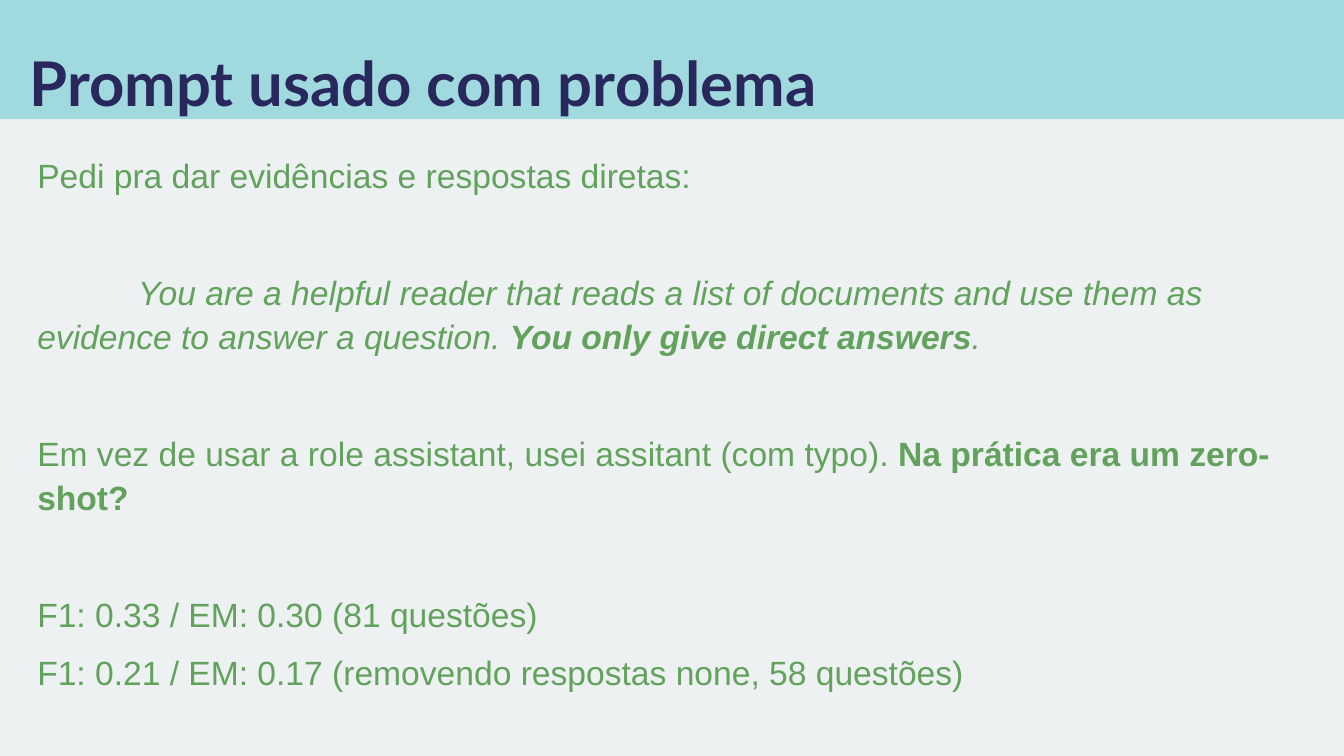
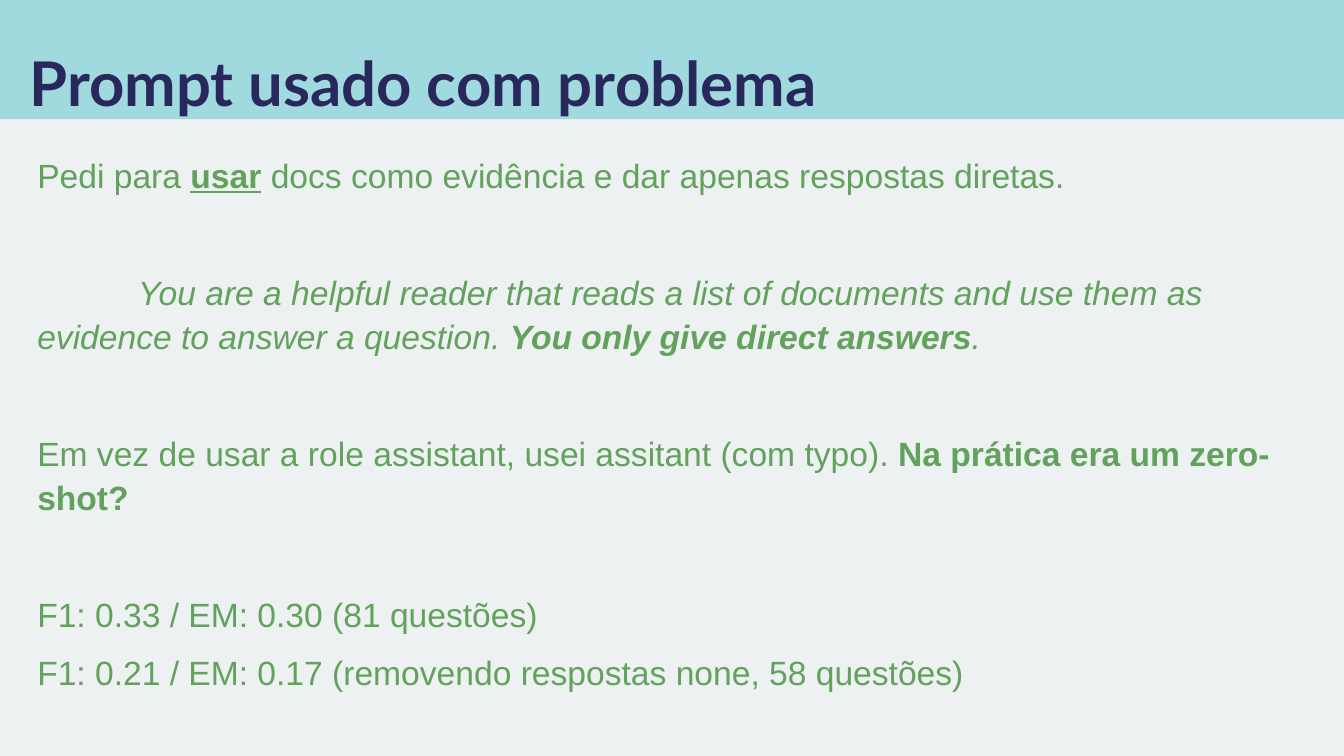
Before and after one commit to carisio/IA368-DD_deep_learning_busca, a slide deck: slide 4 of 10 - visconde/notebook/apresentacao_visconde.pptx. Drawn at 1344x756 pixels with LibreOffice and Linux fonts; fonts in the diff are those of the drawing. Boxes give left, top, right and bottom in pixels: in the first picture for what was removed or moved away, otherwise in the second. Text is boxed around its words. In the diff, an @@ line names an element or a change of style, - is before the commit and + after.

```diff
--- a/10 - visconde/notebook/apresentacao_visconde.pptx
+++ b/10 - visconde/notebook/apresentacao_visconde.pptx
@@ text at bbox=[37, 163, 1064, 195]: text changed @@
-Pedi pra dar evidências e respostas diretas:
+Pedi para usar docs como evidência e dar apenas respostas diretas.
```
Also in this commit, not shown: 2 other slides changed, 1 slide added, 1 other file.
